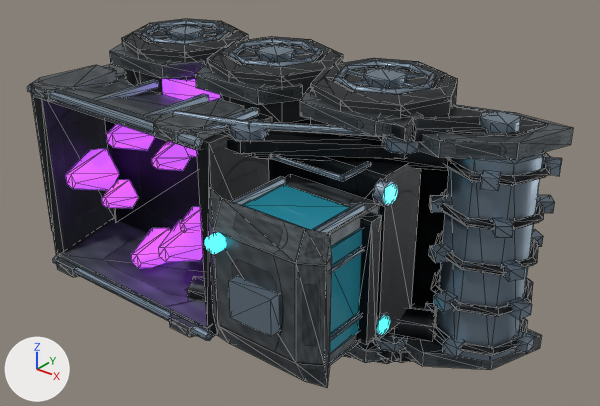
Before and after pictures for a commit that changed the glTF model fractal-gas-web/web/lab/assets/futuristic/harvester-low.glb.
Camera for both pictures: a 50 mm camera at (1.409, -1.983, 1.035) aimed at (0.089, -0.332, 0.011). The lights are fixed; the arrows at lower left show +X, +Y and +Z. The older version comes first. Mesh edges are drawn as thin lines on the coarser meshes. Where no turn or scale is listed for an object, it has been applied to the vertices. Vertices at exactly the same position are counted once.

In view in the first picture: 'Mineral intake roller.001 / Ceramic graphite.001', 'Mineral intake roller.001 / Titanium edges.001', 'Wheel 0 1.001 / Tire rubber.001', 'Wheel 0 1.001 / Titanium edges.001', 'Wheel 1 1.001 / Tire rubber.001', 'Wheel 1 1.001 / Titanium edges.001', 'Wheel 2 1.001 / Tire rubber.001', 'Wheel 2 1.001 / Titanium edges.001', 'harvester-root.001 / Brushed pale alloy.001', 'harvester-root.001 / Ceramic graphite.001', 'harvester-root.001 / Cyan glazing.001', 'harvester-root.001 / Titanium edges.001', 'harvester-root.001 / Violet processing.001' and 2 more.
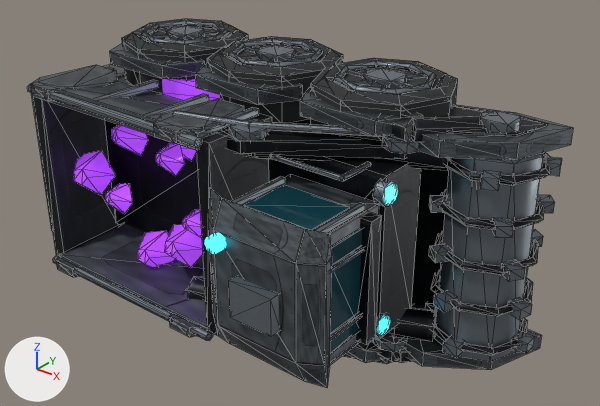
What differs and where, as boxes [x1, y1, x2, y2] in the pictures (600 x 406 px; the box of a moved part takes in the faces that stretch with it):
'Mineral intake roller.001 / Titanium edges.001', recoloured: [430, 153, 562, 362] in both
'harvester-root.001 / Titanium edges.001', recoloured: [50, 80, 521, 362] in both
'harvester-root.001 / Violet processing.001', recoloured, surface changed, reshaped: before [66, 78, 220, 268]; after [74, 78, 220, 267]
'harvester-root.001 / Cyan glazing.001', recoloured, surface changed (cyan to dark cyan): [243, 185, 362, 354] in both
'Wheel 0 1.001 / Titanium edges.001', recoloured: [333, 60, 436, 95] in both
'Wheel 1 1.001 / Titanium edges.001', recoloured: [228, 38, 322, 67] in both
'Wheel 2 1.001 / Titanium edges.001', recoloured: [142, 20, 225, 44] in both
part 1 of me_export_batch_035, moved or reshaped: before [59, 219, 215, 337]; after [59, 223, 214, 335]
part 2 of me_export_batch_035, moved or reshaped: before [60, 81, 229, 150]; after [60, 81, 212, 150]
part 3 of me_export_batch_038, moved or reshaped: before [66, 124, 203, 268]; after [74, 124, 203, 267]

Patch to the scene script:
```diff
--- a/fractal-gas-web/web/lab/assets/futuristic/harvester-low.glb.py
+++ b/fractal-gas-web/web/lab/assets/futuristic/harvester-low.glb.py
@@ mat_cyan_glazing_001 @@
 mat_cyan_glazing_001 = principled_material('Cyan glazing.001')
-mat_cyan_glazing_001.base_color = (0.022, 0.25, 0.34)  # cyan #29899e
+mat_cyan_glazing_001.base_color = (0.008, 0.055, 0.075)  # dark cyan #16424d
 mat_cyan_glazing_001.metallic = 0.15
 mat_cyan_glazing_001.roughness = 0.1
-mat_cyan_glazing_001.emission_color = (0.0022, 0.025, 0.034)  # dark cyan #072c34
-mat_cyan_glazing_001.emission_strength = 1.0
@@ mat_titanium_edges_001 @@
 n0 = _N.new('ShaderNodeBsdfPrincipled'); n0.name = 'Principled BSDF'
-n0.inputs[0].default_value = (0.22, 0.29, 0.36, 1.0)  # 'Base Color', greyish blue #8193a2
+n0.inputs[0].default_value = (0.19, 0.22, 0.25, 1.0)  # 'Base Color', grey #798189
 n1 = _N.new('ShaderNodeOutputMaterial'); n1.name = 'Material Output'
@@ mat_violet_processing_001 @@
 mat_violet_processing_001.roughness = 0.22
-mat_violet_processing_001.emission_color = (0.442, 0.0737, 1.0)  # purple #b14dff
-mat_violet_processing_001.emission_strength = 1.33
+mat_violet_processing_001.emission_color = (0.273, 0.0455, 0.618)  # purple #8f3cce
+mat_violet_processing_001.emission_strength = 1.0
@@ me_export_batch_035 @@
 me_export_batch_035.from_pydata(...)  # 224 vertices, 380 faces; spans x -0.723..0.775, y -0.742..-0.06, z -0.351..0.351
 # used by ob_harvester_root_001___brushed_pale_alloy_001; location = (-0.03, -0.025, 0.0)
-me_export_batch_035.vertices[8].co = (-0.593, -0.392, -0.26)
-me_export_batch_035.vertices[9].co = (0.058, -0.392, -0.26)
-me_export_batch_035.vertices[10].co = (0.058, -0.4, -0.218)
-me_export_batch_035.vertices[11].co = (-0.593, -0.4, -0.218)
-me_export_batch_035.vertices[16].co = (-0.593, -0.4, 0.218)
-me_export_batch_035.vertices[17].co = (0.058, -0.4, 0.218)
-me_export_batch_035.vertices[18].co = (0.058, -0.392, 0.26)
-me_export_batch_035.vertices[19].co = (-0.593, -0.392, 0.26)
+# me_export_batch_035 part 1
+me_export_batch_035.vertices[8].co = (-0.538, -0.392, -0.26)
+me_export_batch_035.vertices[9].co = (0.003, -0.392, -0.26)
+me_export_batch_035.vertices[10].co = (0.003, -0.4, -0.218)
+me_export_batch_035.vertices[11].co = (-0.538, -0.4, -0.218)
+# me_export_batch_035 part 2
+me_export_batch_035.vertices[16].co = (-0.538, -0.4, 0.218)
+me_export_batch_035.vertices[17].co = (0.003, -0.4, 0.218)
+me_export_batch_035.vertices[18].co = (0.003, -0.392, 0.26)
+me_export_batch_035.vertices[19].co = (-0.538, -0.392, 0.26)
 me_export_batch_035.materials.append(mat_brushed_pale_alloy_001)
@@ me_export_batch_038 @@
 # used by ob_harvester_root_001___violet_processing_001; location = (-0.03, -0.025, 0.0)
-me_export_batch_038.from_pydata(...)  # 160 vertices, 248 faces; spans x -0.73..-0.032, y -0.599..-0.287, z -0.296..0.296
+me_export_batch_038.from_pydata(...)  # 160 vertices, 248 faces; spans x -0.73..-0.032, y -0.583..-0.287, z -0.296..0.296
+# me_export_batch_038 part 3: 80 of 160 vertices moved; they spanned x -0.597..-0.09, y -0.599..-0.43, z -0.27..0.219 and now span x -0.61..-0.093, y -0.583..-0.429, z -0.277..0.214; mean shift (0.0, 0.0, 0.0); largest move (-0.597, -0.472, -0.046) -> (-0.604, -0.527, -0.054)
 me_export_batch_038.materials.append(mat_violet_processing_001)
```
